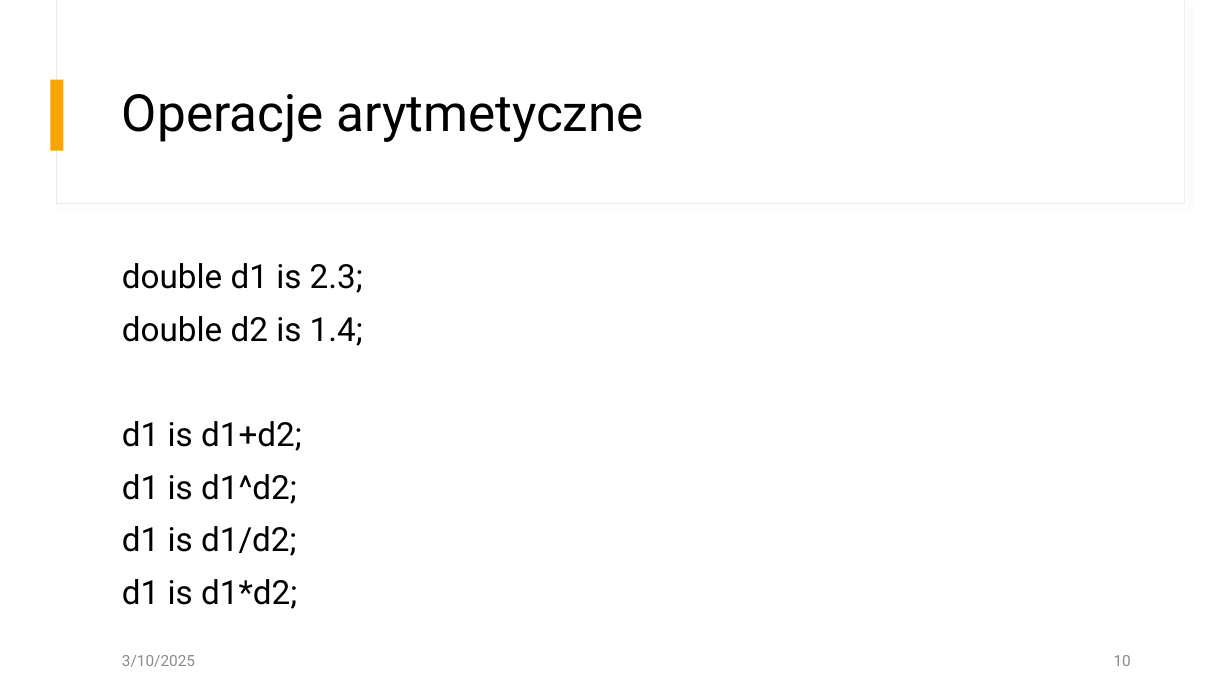
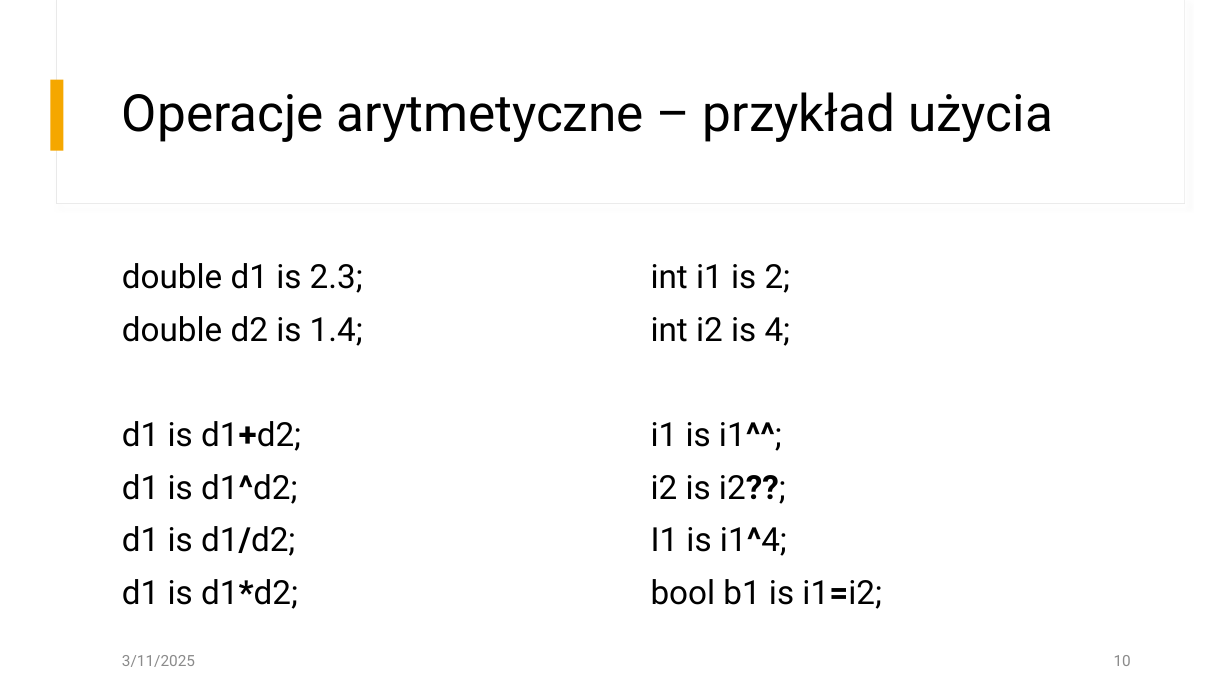
Before and after one commit to pknot212121/MapS, a slide deck: slide 10 of Prezentacja.pptx. Drawn at 1232x693 pixels with LibreOffice and Linux fonts; fonts in the diff are those of the drawing. Boxes give left, top, right and bottom in pixels: in the first picture for what was removed or moved away, otherwise in the second. Text is boxed around its words. In the diff, an @@ line names an element or a change of style, - is before the commit and + after.

```diff
--- a/Prezentacja.pptx
+++ b/Prezentacja.pptx
@@ title at (122,92,1053,142): text changed @@
-Operacje arytmetyczne
+Operacje arytmetyczne – przykład użycia
@@ text added at (651,264,882,609), 25.9 pt, text #000000 @@
+int i1 is 2;
+int i2 is 4;
+i1 is i1^^;
+i2 is i2??;
+I1 is i1^4;
+bool b1 is i1=i2;
@@ text at (122,421,301,609): bold on in "d1+d2;", "d1^d2;", "d1/d2;", "d1*d2;" @@
@@ text at (122,655,195,667): text changed @@
-3/10/2025
+3/11/2025
```
Also in this commit, not shown: 6 other slides changed.
